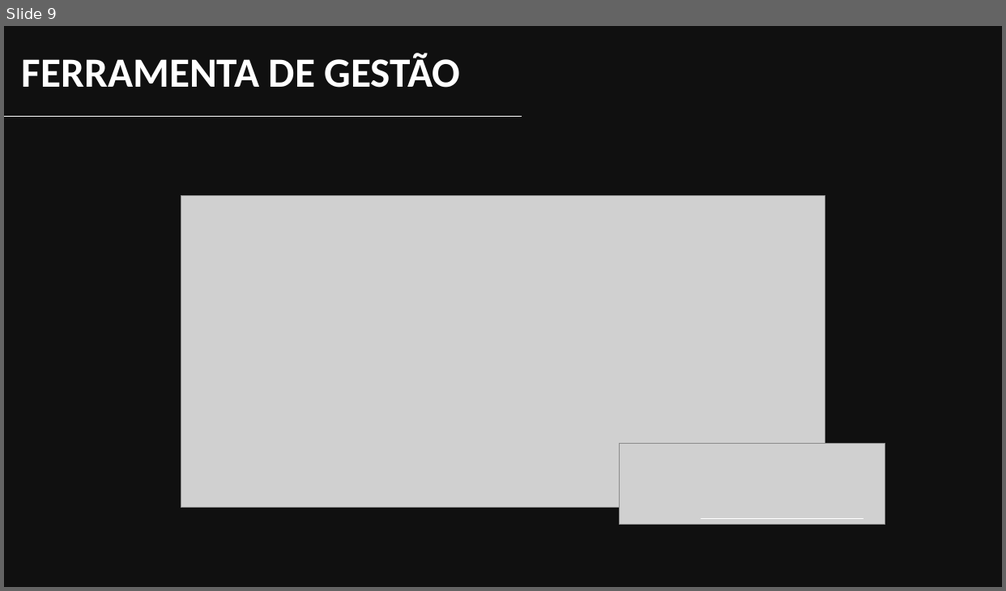
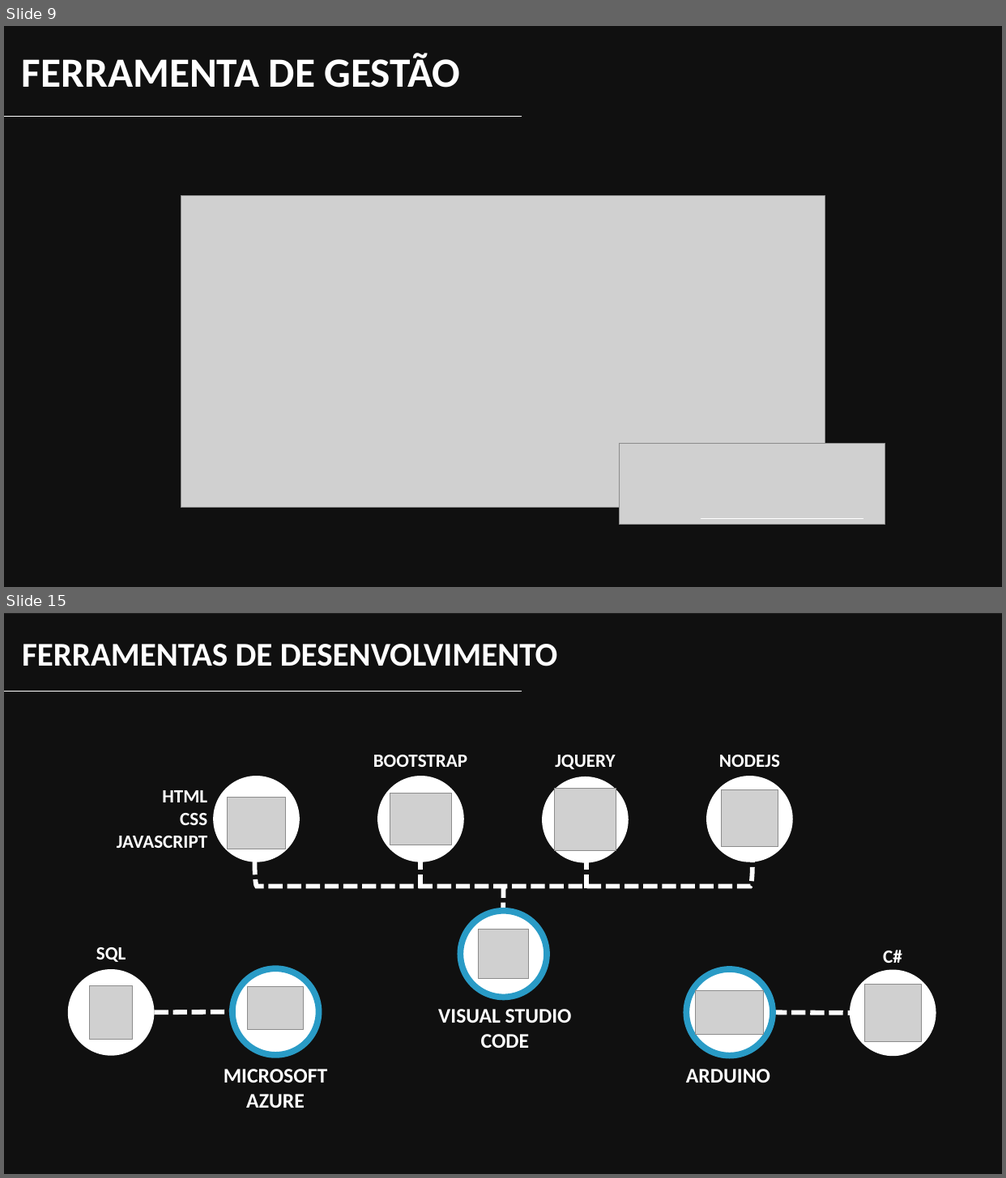
Before and after one commit to YudiG12/grupo-bandtec, a slide deck: Apresentação/inSensor.pptx. Shown one above the other, each under a label of ours: slide 9 before the commit, slides 9 and 15 after it; the slides between them are not shown. The pictures are 1006x591 and 1006x1178 pixels, drawn with LibreOffice and Linux fonts; fonts in the diff are those of the drawing; grey boxes stand for pictures; background and template pictures are left out; a plain dark background stands for a picture behind light text. Boxes give left, top, right and bottom in pixels: in the first picture for what was removed or moved away, otherwise in the second. Text is boxed around its words. In the diff, an @@ line names an element or a change of style, - is before the commit and + after.

```diff
--- a/Apresentação/inSensor.pptx
+++ b/Apresentação/inSensor.pptx
@@ slide 15 added at bbox=[4, 613, 1002, 1174], background picture (left out) @@
@@ rectangle added at bbox=[4, 614, 1002, 1174], fill #0D0D0D at 87% opacity @@
@@ text added at bbox=[22, 644, 558, 666], 32 pt, text #FFFFFF, bold @@
+FERRAMENTAS DE DESENVOLVIMENTO
@@ line added from (4, 691) to (522, 691), #FFFFFF 0.5 pt @@
@@ text added at bbox=[373, 755, 467, 767], 18 pt, text #FFFFFF, bold @@
+BOOTSTRAP
@@ text added at bbox=[555, 755, 615, 769], 18 pt, text #FFFFFF, bold @@
+JQUERY
@@ text added at bbox=[719, 755, 780, 767], 18 pt, text #FFFFFF, bold @@
+NODEJS
@@ text added at bbox=[117, 790, 207, 848], 18 pt, text #FFFFFF, bold @@
+HTML
+CSS
+JAVASCRIPT
@@ group added at bbox=[213, 776, 792, 863]: 4 ellipses, 4 pictures @@
@@ left bracket added at bbox=[254, 861, 752, 887], outline #FFFFFF 4.5 pt dashed @@
@@ line added from (420, 888) to (420, 859), #FFFFFF 4.5 pt dashed @@
@@ line added from (586, 888) to (586, 859), #FFFFFF 4.5 pt dashed @@
@@ line added from (503, 917) to (503, 885), #FFFFFF 4.5 pt dashed @@
@@ ellipse added at bbox=[461, 911, 547, 997], fill #FFFFFF, outline #299BC6 6 pt @@
@@ text added at bbox=[96, 948, 126, 962], 18 pt, text #FFFFFF, bold @@
+SQL
@@ picture added at bbox=[479, 929, 529, 979] @@
@@ text added at bbox=[883, 950, 902, 963], 18 pt, text #FFFFFF, bold @@
+C#
@@ ellipse added at bbox=[68, 969, 154, 1055], fill #FFFFFF @@
@@ ellipse added at bbox=[232, 969, 318, 1054], fill #FFFFFF, outline #299BC6 6 pt @@
@@ ellipse added at bbox=[687, 969, 773, 1055], fill #FFFFFF, outline #299BC6 6 pt @@
@@ ellipse added at bbox=[850, 970, 936, 1056], fill #FFFFFF @@
@@ picture added at bbox=[90, 986, 133, 1039] @@
@@ picture added at bbox=[247, 987, 304, 1030] @@
@@ picture added at bbox=[696, 991, 764, 1034] @@
@@ picture added at bbox=[864, 984, 921, 1041] @@
@@ line added from (155, 1013) to (232, 1012), #FFFFFF 4.5 pt dashed @@
@@ text added at bbox=[438, 1009, 572, 1048], 20 pt, text #FFFFFF, bold @@
+VISUAL STUDIO CODE
@@ line added from (773, 1013) to (850, 1013), #FFFFFF 4.5 pt dashed @@
@@ text added at bbox=[224, 1069, 327, 1108], 20 pt, text #FFFFFF, bold @@
+MICROSOFT AZURE
@@ text added at bbox=[686, 1069, 770, 1083], 20 pt, text #FFFFFF, bold @@
+ARDUINO
```
Also in this commit, not shown: 5 slides changed, 7 other slides added.
